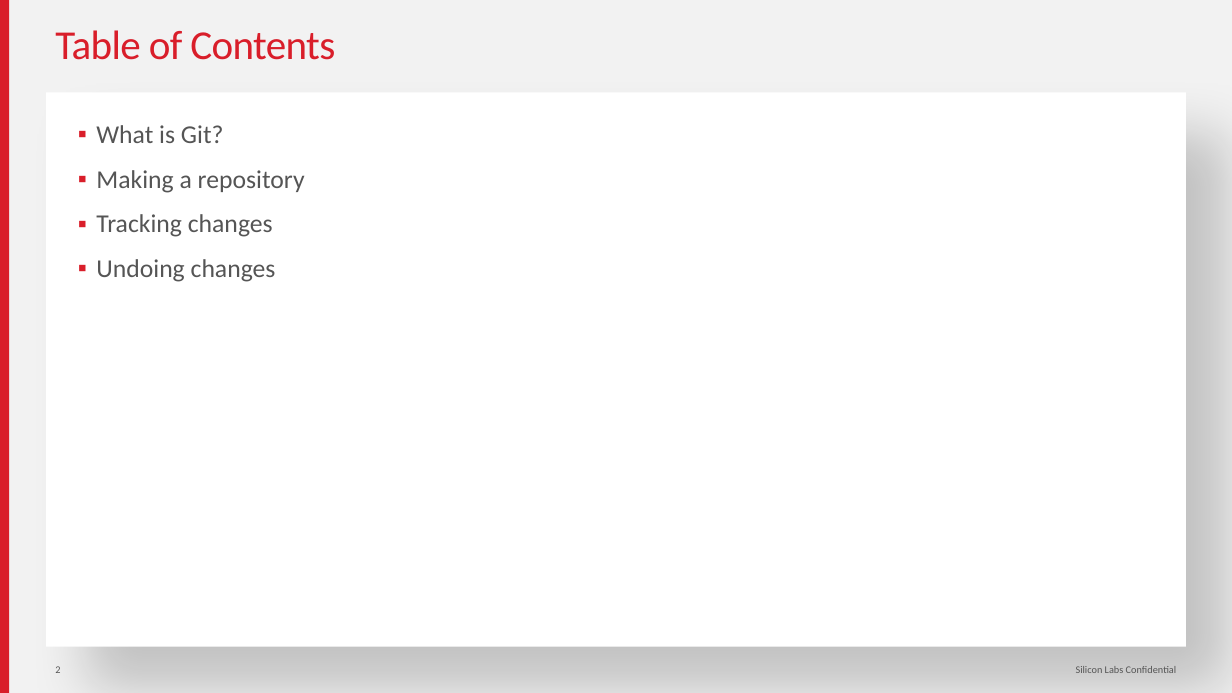
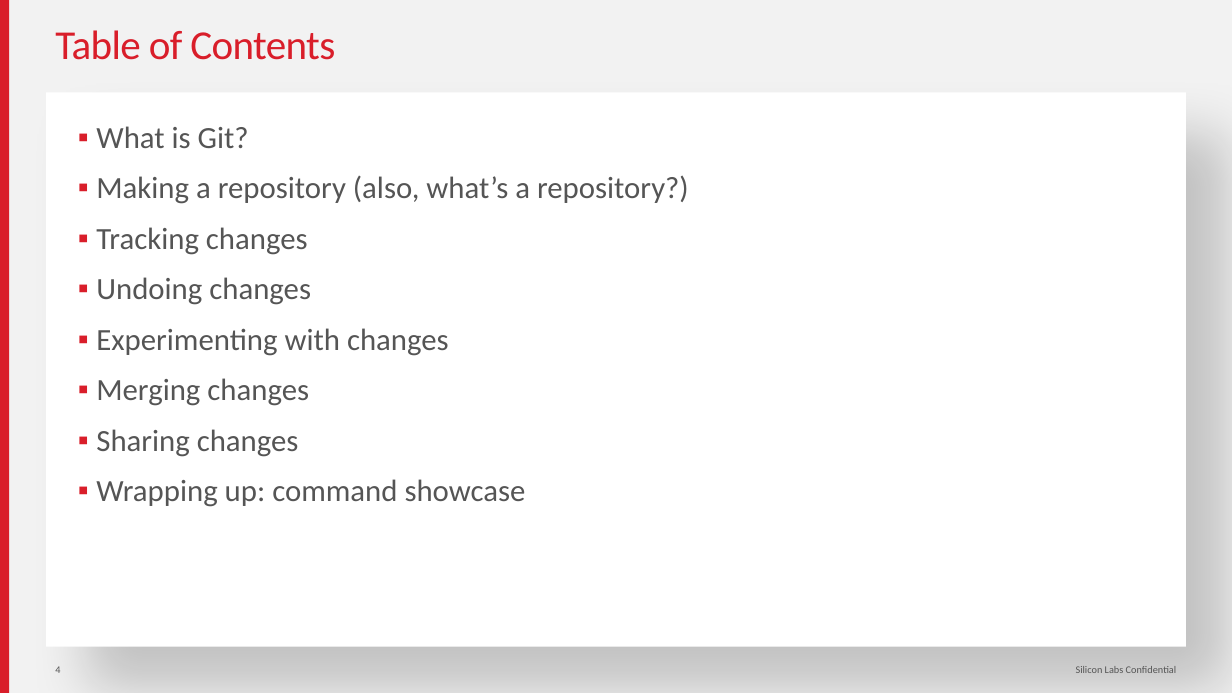
Before and after one commit to kugurst/git-lunch-and-learn, a slide deck: slide 4 of Git The Hard Way.pptx (slide 2 before the commit). Drawn at 1232x693 pixels with LibreOffice and Linux fonts; fonts in the diff are those of the drawing. Boxes give left, top, right and bottom in pixels: in the first picture for what was removed or moved away, otherwise in the second. Text is boxed around its words. In the diff, an @@ line names an element or a change of style, - is before the commit and + after.

```diff
--- a/Git The Hard Way.pptx
+++ b/Git The Hard Way.pptx
@@ text at (96, 126, 311, 305): size 20 to 24 pt in "What is Git?", "Tracking changes", "Undoing changes" @@
@@ text at (96, 176, 689, 204): text changed; size 20 to 24 pt @@
-▪ Making a repository
+▪ Making a repository (also, what’s a repository?)
@@ text at (96, 328, 526, 507): paragraphs added @@
+▪ Experimenting with changes
+▪ Merging changes
+▪ Sharing changes
+▪ Wrapping up: command showcase
@@ page number at (55, 666, 60, 673): text changed @@
-2
+4
```
Also in this commit, not shown: 5 slides added, 2 other files.
